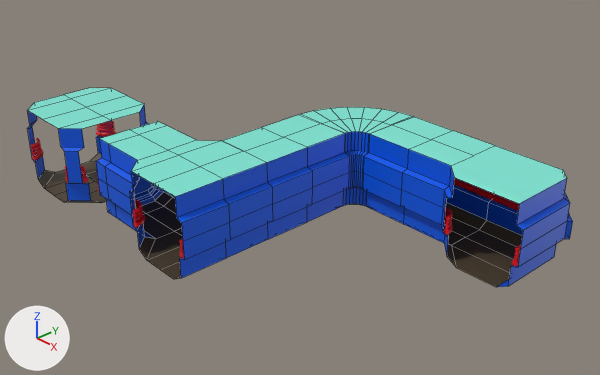
The Blender file Basic_Pieces.blend, before and after one commit.
Camera for both pictures: a 50 mm camera at (16.7, -14.66, 10.68) aimed at (0.41, 0.26, -0.37). The lights are fixed; the arrows at lower left show +X, +Y and +Z. Mesh edges are drawn as thin lines on the coarser meshes.

Names of what the first picture shows: 'Corner_Curved', 'Corner_Straight', 'Cross_Roads', 'Cylinder.007', 'Dead_End', 'Straight', 'Straight.010', 'T_Junction'.
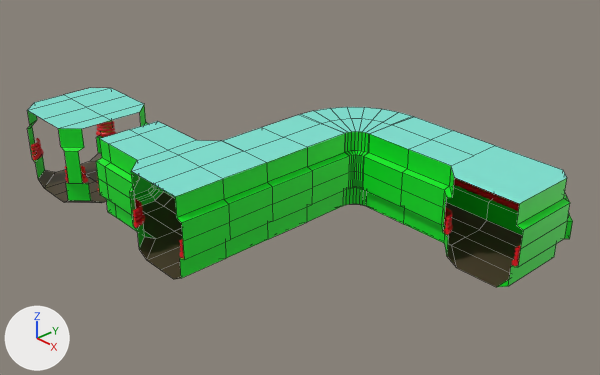
Where the newer file only moved an object's origin or applied its transform, the numbers keep the older frame.

The change, as a list of edits to the scene's bpy script:
```text
Change mat_walls:
    mat_walls.base_color: (0.0, 0.104, 0.8) -> (0.0, 0.8, 0.0163)  # blue #005be7 -> green #00e722
```

Boxes (x1, y1, x2, y2) around the edits, measured in the pictures (600 x 375 px):
'T_Junction', recoloured (blue to green): (130, 159, 273, 279) in both
'Corner_Straight', recoloured (blue to green): (441, 165, 573, 287) in both
'Straight.010', recoloured (blue to green): (363, 132, 491, 245) in both
'Straight', recoloured (blue to green): (263, 131, 349, 239) in both
'Cross_Roads', recoloured (blue to green): (27, 103, 148, 203) in both
'Dead_End', recoloured: (96, 124, 182, 239) in both
'Corner_Curved', recoloured (blue to green): (340, 128, 374, 206) in both
